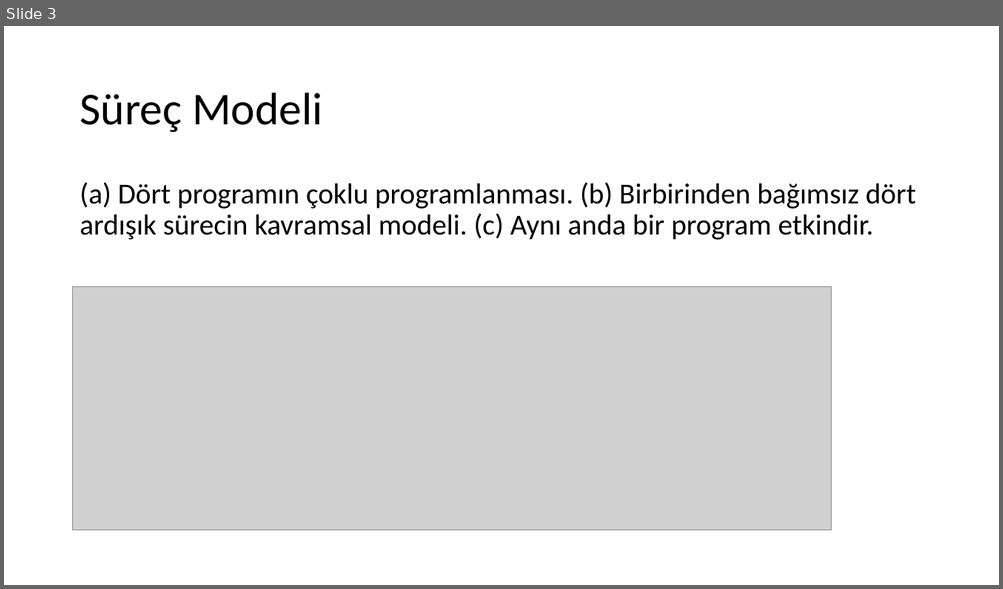
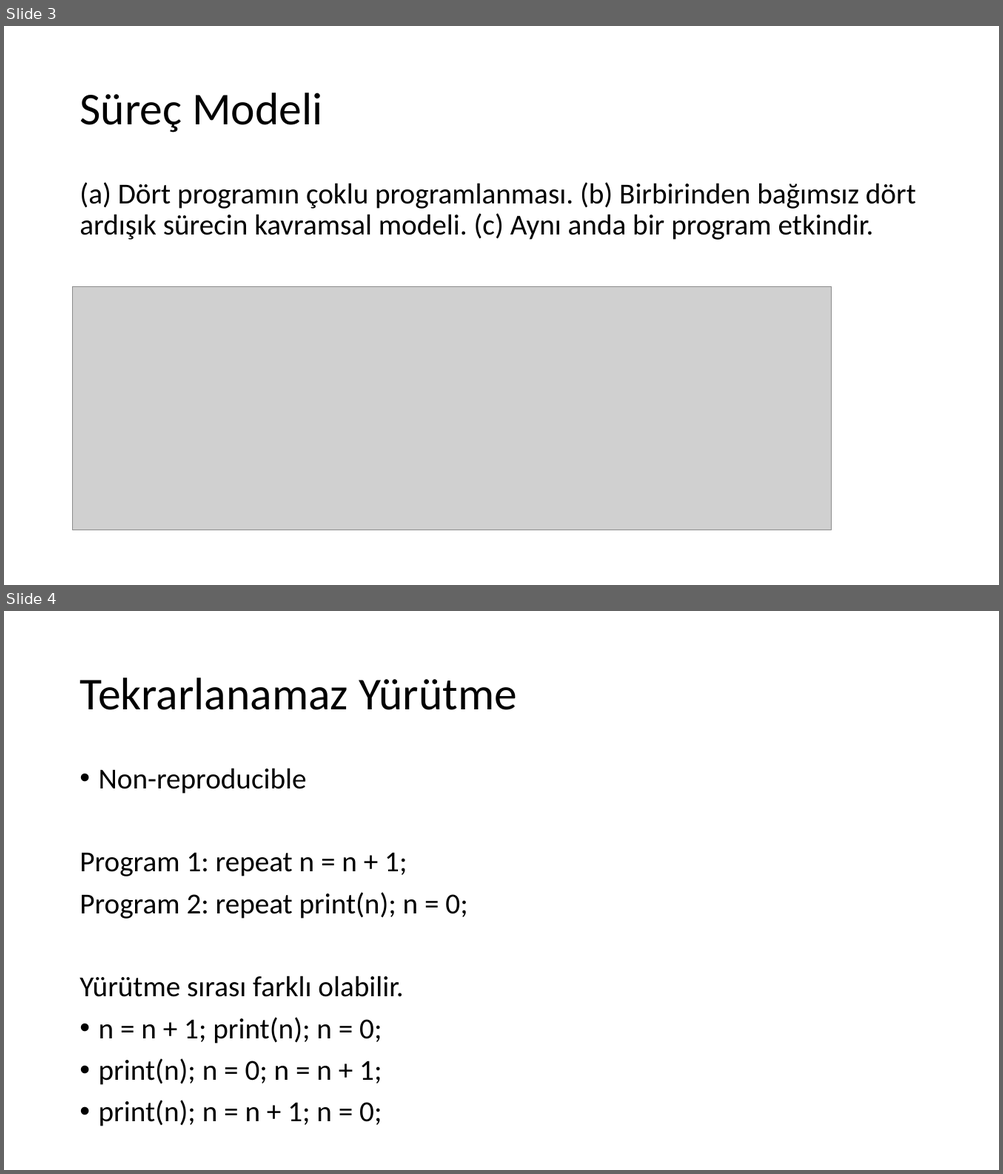
Before and after one commit to sercankulcu/sercankulcu.github.io, a slide deck: assets/teaching/os/2_Bolum_2_Surecler.pptx. Shown one above the other, each under a label of ours: slide 3 before the commit, slides 3 and 4 after it. The pictures are 1003x589 and 1003x1174 pixels, drawn with LibreOffice and Linux fonts; fonts in the diff are those of the drawing; grey boxes stand for pictures. Boxes give left, top, right and bottom in pixels: in the first picture for what was removed or moved away, otherwise in the second. Text is boxed around its words. In the diff, an @@ line names an element or a change of style, - is before the commit and + after.

```diff
--- a/assets/teaching/os/2_Bolum_2_Surecler.pptx
+++ b/assets/teaching/os/2_Bolum_2_Surecler.pptx
@@ slide 4 added at [4, 611, 999, 1170], background #FFFFFF @@
@@ title added at [79, 678, 517, 710], 44 pt, text #000000 @@
+Tekrarlanamaz Yürütme
@@ text added at [79, 768, 467, 1127], 28 pt, text #000000 @@
+• Non-reproducible
+Program 1: repeat n = n + 1;
+Program 2: repeat print(n); n = 0;
+Yürütme sırası farklı olabilir.
+• n = n + 1; print(n); n = 0;
+• print(n); n = 0; n = n + 1;
+• print(n); n = n + 1; n = 0;
```
Also in this commit, not shown: 14 other slides added, 1 other file.
